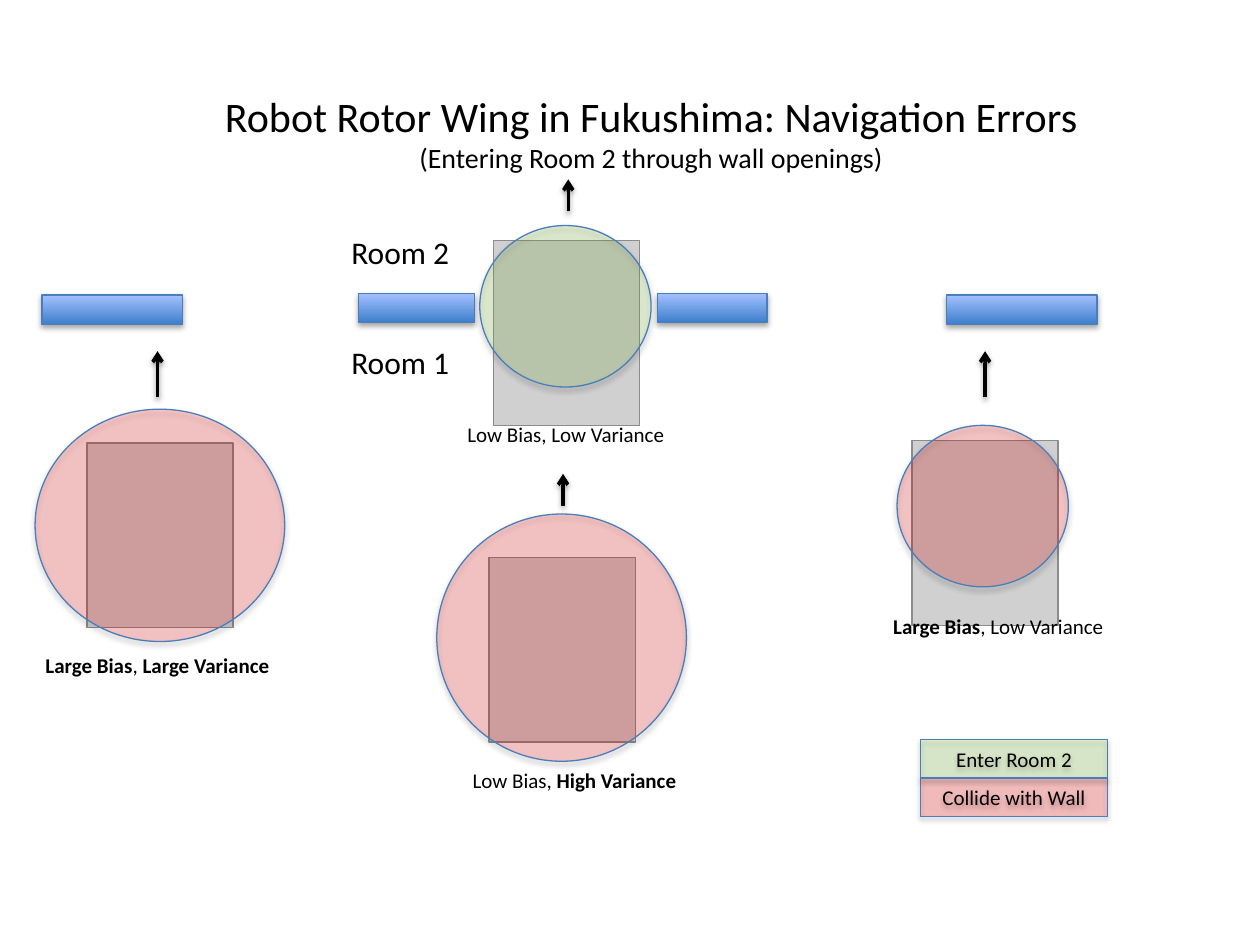
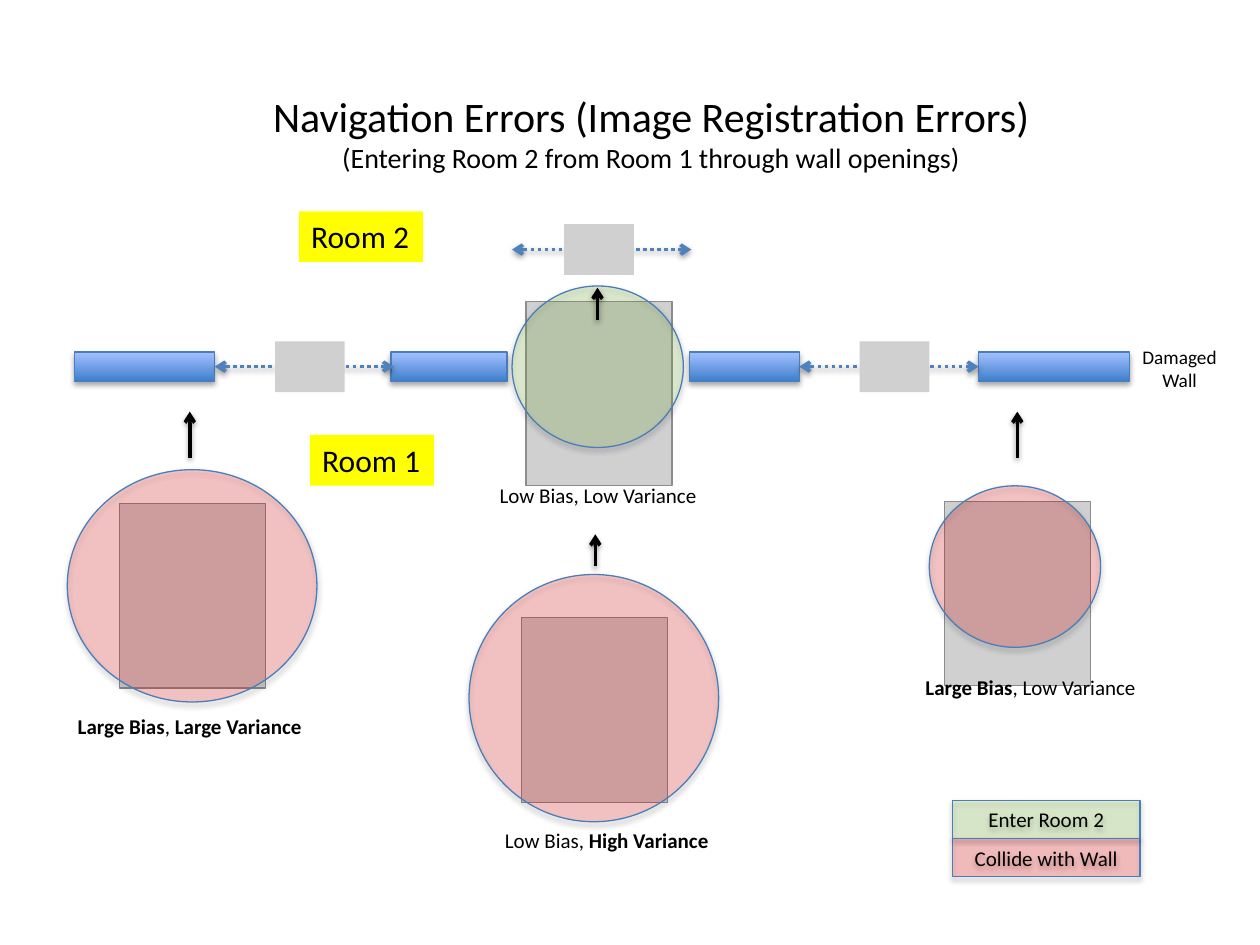
Before and after one commit to josh-gleason/CS679, a slide deck: slide 7 of Presentation/CS679Presentation2.pptx. Drawn at 1260x945 pixels with LibreOffice and Linux fonts; fonts in the diff are those of the drawing; grey boxes stand for pictures. Boxes give left, top, right and bottom in pixels: in the first picture for what was removed or moved away, otherwise in the second. Text is boxed around its words. In the diff, an @@ line names an element or a change of style, - is before the commit and + after.

```diff
--- a/Presentation/CS679Presentation2.pptx
+++ b/Presentation/CS679Presentation2.pptx
@@ title at bbox=[273, 101, 1029, 173]: text changed; size 24 to 16 pt @@
-Robot Rotor Wing in Fukushima: Navigation Errors
-(Entering Room 2 through wall openings)
+Navigation Errors (Image Registration Errors)
+(Entering Room 2 from Room 1 through wall openings)
@@ rectangle "Room 2": place and size @@
-rectangle "Room 2" at bbox=[351, 243, 449, 265]
+rectangle "Room 2" at bbox=[299, 212, 423, 262]
@@ rectangle "Room 2" at bbox=[299, 212, 423, 262]: fill none to #FFFF00 @@
@@ picture added at bbox=[564, 224, 634, 275] @@
@@ double arrow added from (512, 249) to (692, 249), #4F81BD 2 pt dashed @@
@@ arrow moved from (568, 212) - (568, 179) to (597, 320) - (597, 287) @@
@@ rectangle: place and size @@
-rectangle at bbox=[42, 295, 181, 324]
+rectangle at bbox=[74, 352, 214, 381]
@@ picture added at bbox=[275, 341, 344, 392] @@
@@ picture added at bbox=[859, 341, 929, 392] @@
@@ rectangle: place and size @@
-rectangle at bbox=[946, 295, 1097, 324]
+rectangle at bbox=[979, 352, 1130, 381]
@@ text added at bbox=[1142, 350, 1216, 387], 11 pt, text #000000 @@
+Damaged
+Wall
@@ double arrow added from (214, 367) to (394, 367), #4F81BD 2 pt dashed @@
@@ double arrow added from (799, 367) to (979, 367), #4F81BD 2 pt dashed @@
@@ 3 ellipses, 2 pictures, 2 rectangles, 2 arrows: place and size @@
-3 ellipses, 2 pictures, 2 rectangles, 2 arrows at bbox=[35, 226, 1058, 761]
+3 ellipses, 2 pictures, 2 rectangles, 2 arrows at bbox=[67, 286, 1090, 822]
@@ rectangle "Room 1" at bbox=[310, 435, 435, 485]: fill none to #FFFF00 @@
@@ rectangle "Room 1": place and size @@
-rectangle "Room 1" at bbox=[351, 353, 449, 375]
+rectangle "Room 1" at bbox=[310, 435, 435, 485]
@@ 4 texts, 2 pictures, 2 rectangles, 1 ellipse, 1 arrow: place and size @@
-4 texts, 2 pictures, 2 rectangles, 1 ellipse, 1 arrow at bbox=[45, 425, 1108, 816]
+4 texts, 2 pictures, 2 rectangles, 1 ellipse, 1 arrow at bbox=[78, 485, 1140, 877]
```
Also in this commit, not shown: 6 other slides changed, 4 slides added, 3 slides removed.
